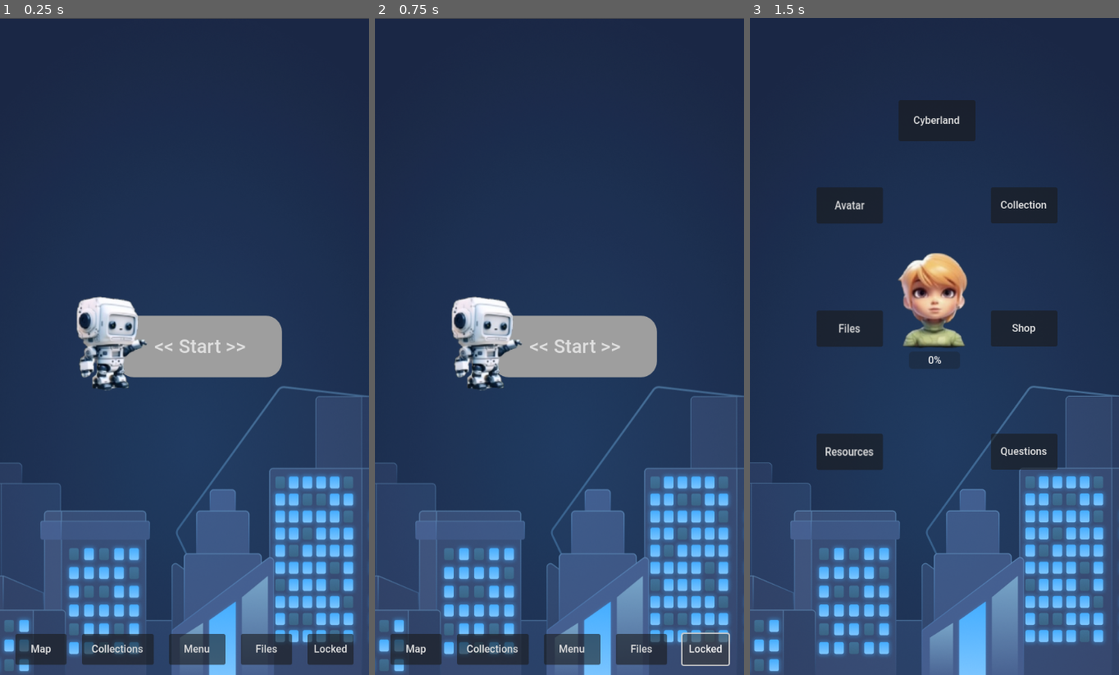
Above: before the commit, frames 1-3 (left to right).
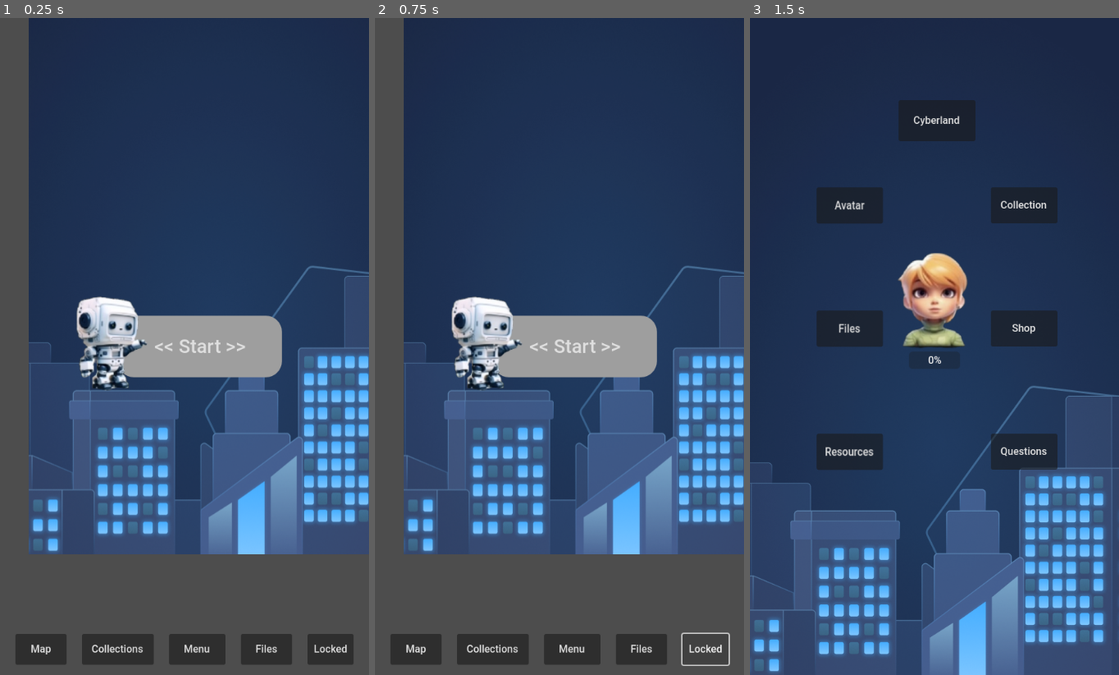
Above: after the commit, the same moments.

Repository: eyubious/cyberland-godot
Game: Godot game, scene res://start_seq/start_page.tscn
Same seed, same stepped clock (60 frames per second), same inputs: the game is played once before the commit and once after it. Video files are missing from this copy of the repository; at most half a second of black plays in their place.
Inputs:
- Up to frame 1 (0.25 s): no input
- Up to frame 2 (0.75 s): click "Locked" at 0.5 s
- Up to frame 3 (1.5 s): click "<< Start >>" at 1.25 s

The runs differ from the first frame. In frame 1, 40% of the frame differs, in the area x 0-100%, y 0-100%; in frame 2, 40%; in frame 3, nothing differs.

Commit message:
task 3 changes

Diff:
--- /dev/null
+++ b/Missions/mission_3/questions.gd
@@ -0,0 +1,11 @@
+extends Node2D
+
+
+# Called when the node enters the scene tree for the first time.
+func _ready():
+	pass # Replace with function body.
+
+
+# Called every frame. 'delta' is the elapsed time since the previous frame.
+func _process(delta):
+	pass
--- /dev/null
+++ b/Missions/mission_3/questions.tscn
@@ -0,0 +1,30 @@
+[gd_scene load_steps=2 format=3 uid="uid://c548s6pec6a87"]
+
+[ext_resource type="Script" path="res://Missions/mission_3/questions.gd" id="1_0v78e"]
+
+[node name="questions" type="Node2D"]
+script = ExtResource("1_0v78e")
+
+[node name="q1" type="Label" parent="."]
+offset_left = 15.0
+offset_top = 14.0
+offset_right = 432.0
+offset_bottom = 52.0
+theme_override_font_sizes/font_size = 25
+text = "Q1: "
+
+[node name="q2" type="Label" parent="."]
+offset_left = 16.0
+offset_top = 92.0
+offset_right = 56.0
+offset_bottom = 118.0
+scale = Vector2(1.54124, 1.60191)
+text = "Q2:"
+
+[node name="Label" type="Label" parent="."]
+offset_left = 16.0
+offset_top = 158.0
+offset_right = 56.0
+offset_bottom = 184.0
+scale = Vector2(1.56757, 1.63636)
+text = "Q3:"
--- /dev/null
+++ b/Missions/mission_3/task3.gd
@@ -0,0 +1,19 @@
+extends Node2D
+
+
+# Called when the node enters the scene tree for the first time.
+func _ready():
+	pass # Replace with function body.
+
+
+# Called every frame. 'delta' is the elapsed time since the previous frame.
+func _process(delta):
+	pass
+
+
+func _on_main_menu_pressed():
+	get_tree().change_scene_to_file("res://cyberland_map.tscn")
+
+
+func _on_quiz_pressed():
+	get_tree().change_scene_to_file("res://mission_3/questions.tscn")
--- /dev/null
+++ b/Missions/mission_3/task3.tscn
@@ -0,0 +1,38 @@
+[gd_scene load_steps=3 format=3 uid="uid://bmg2jjoe4jwf1"]
+
+[ext_resource type="Texture2D" uid="uid://b1iov6mmay580" path="res://Images/cityscape.png" id="1_6jnb3"]
+[ext_resource type="Script" path="res://Missions/mission_3/task3.gd" id="1_stnmg"]
+
+[node name="task3" type="Node2D"]
+script = ExtResource("1_stnmg")
+
+[node name="backgroundCity" type="Sprite2D" parent="."]
+position = Vector2(289, 510)
+texture = ExtResource("1_6jnb3")
+
+[node name="Task Title" type="Label" parent="."]
+offset_left = 81.0
+offset_top = 43.0
+offset_right = 498.0
+offset_bottom = 81.0
+theme_override_font_sizes/font_size = 25
+text = "Mission 3: Testing Your Knowledge"
+
+[node name="Quiz" type="Button" parent="."]
+offset_left = 163.0
+offset_top = 162.0
+offset_right = 379.0
+offset_bottom = 218.0
+scale = Vector2(1.06132, 1.8378)
+text = "Click here to start the quiz!"
+
+[node name="MainMenu" type="Button" parent="."]
+offset_left = 165.0
+offset_top = 347.0
+offset_right = 309.0
+offset_bottom = 398.0
+scale = Vector2(1.59927, 2.34191)
+text = "Go To Main Menu"
+
+[connection signal="pressed" from="Quiz" to="." method="_on_quiz_pressed"]
+[connection signal="pressed" from="MainMenu" to="." method="_on_main_menu_pressed"]
--- a/start_seq/start_page.tscn
+++ b/start_seq/start_page.tscn
@@ -22,7 +22,7 @@
 script = ExtResource("1_xgmka")
 
 [node name="cityBackground" type="Sprite2D" parent="."]
-position = Vector2(288, 512.63)
+position = Vector2(333, 325)
 scale = Vector2(1, 0.998769)
 texture = ExtResource("2_rv1xv")
 
